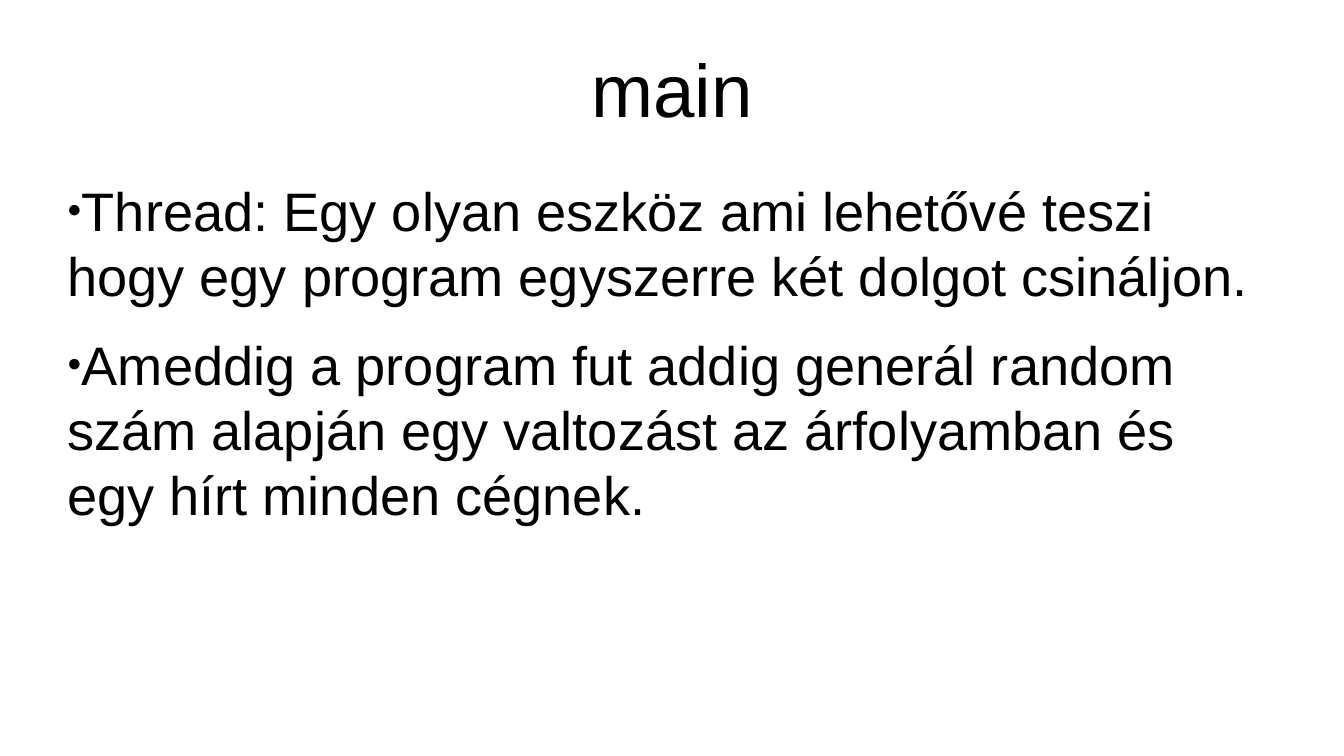
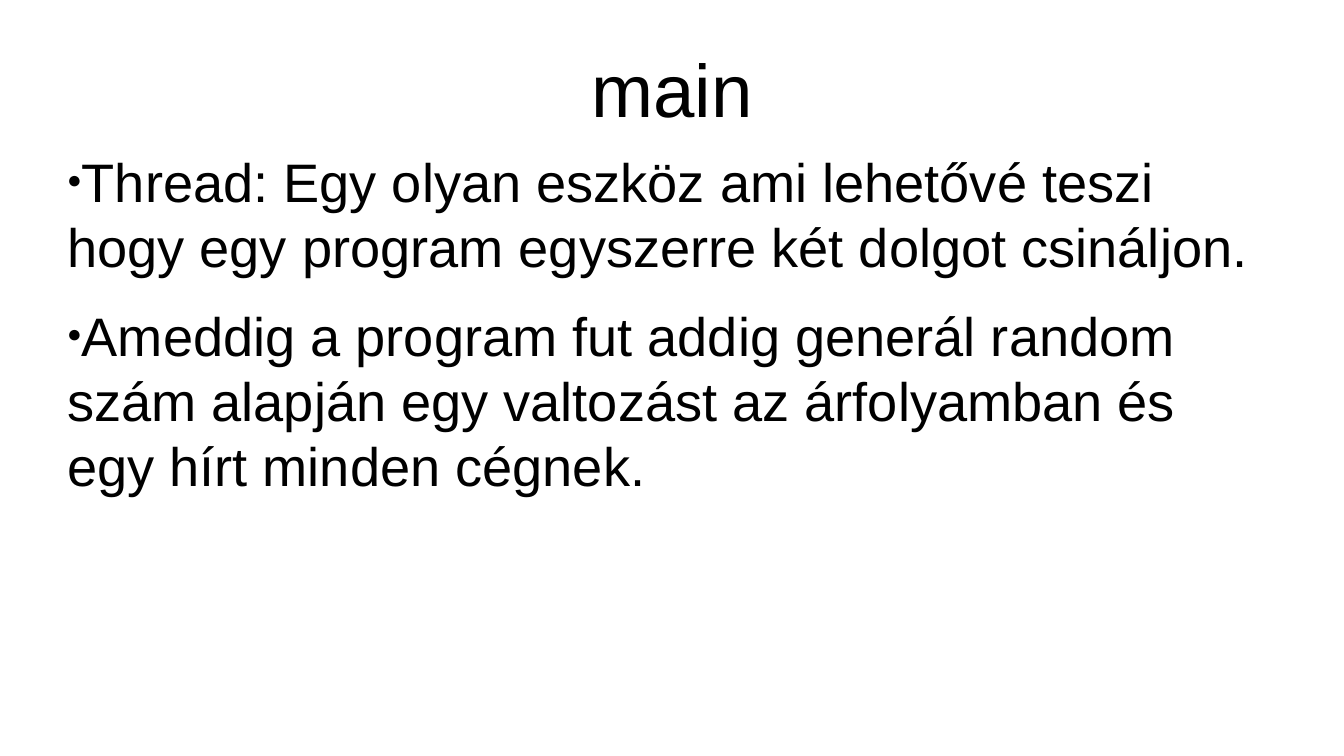
Before and after one commit to MajchricsRoland/2hetFeladat, a slide deck: slide 6 of eloadasDone.pptx. Drawn at 1344x756 pixels with LibreOffice and Linux fonts; fonts in the diff are those of the drawing. Boxes give left, top, right and bottom in pixels: in the first picture for what was removed or moved away, otherwise in the second. Text is boxed around its words. In the diff, an @@ line names an element or a change of style, - is before the commit and + after.

```diff
--- a/eloadasDone.pptx
+++ b/eloadasDone.pptx
@@ text "Thread: Egy olyan eszköz ami ...": place and size @@
-text "Thread: Egy olyan eszköz ami ..." at (67, 191, 1247, 524)
+text "Thread: Egy olyan eszköz ami ..." at (67, 162, 1247, 495)
```
Also in this commit, not shown: 9 other slides changed.
